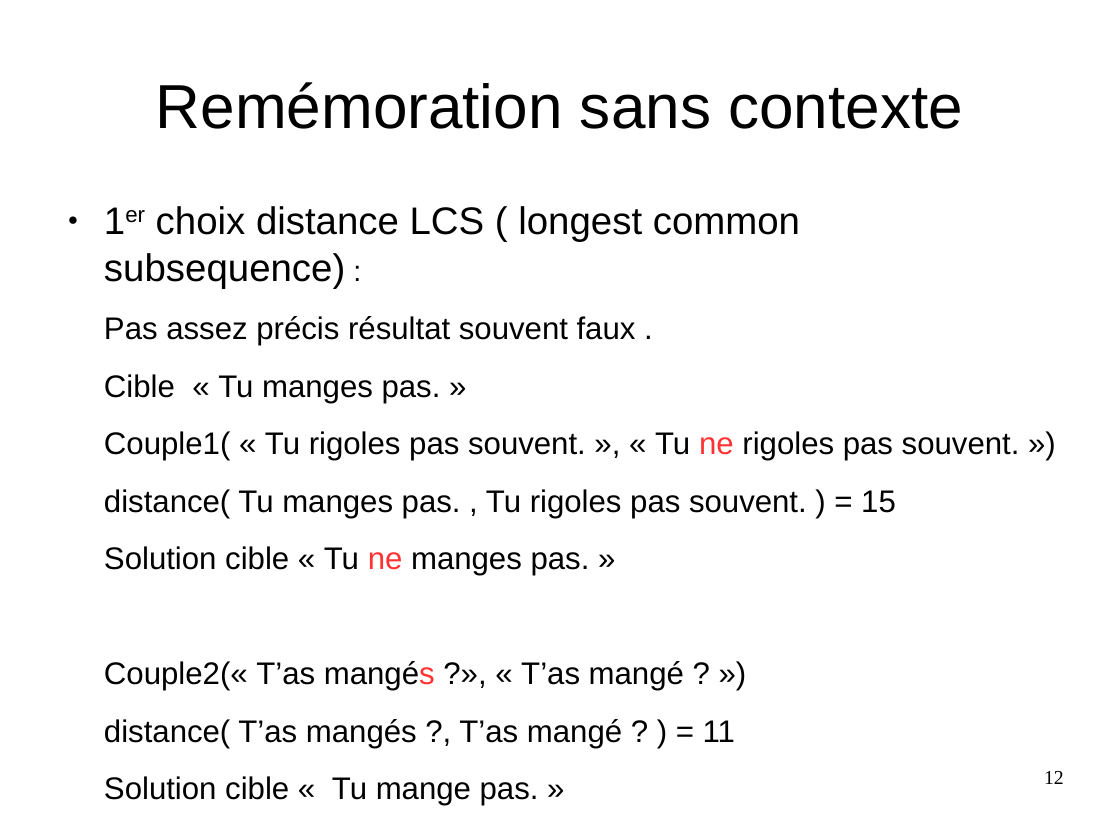
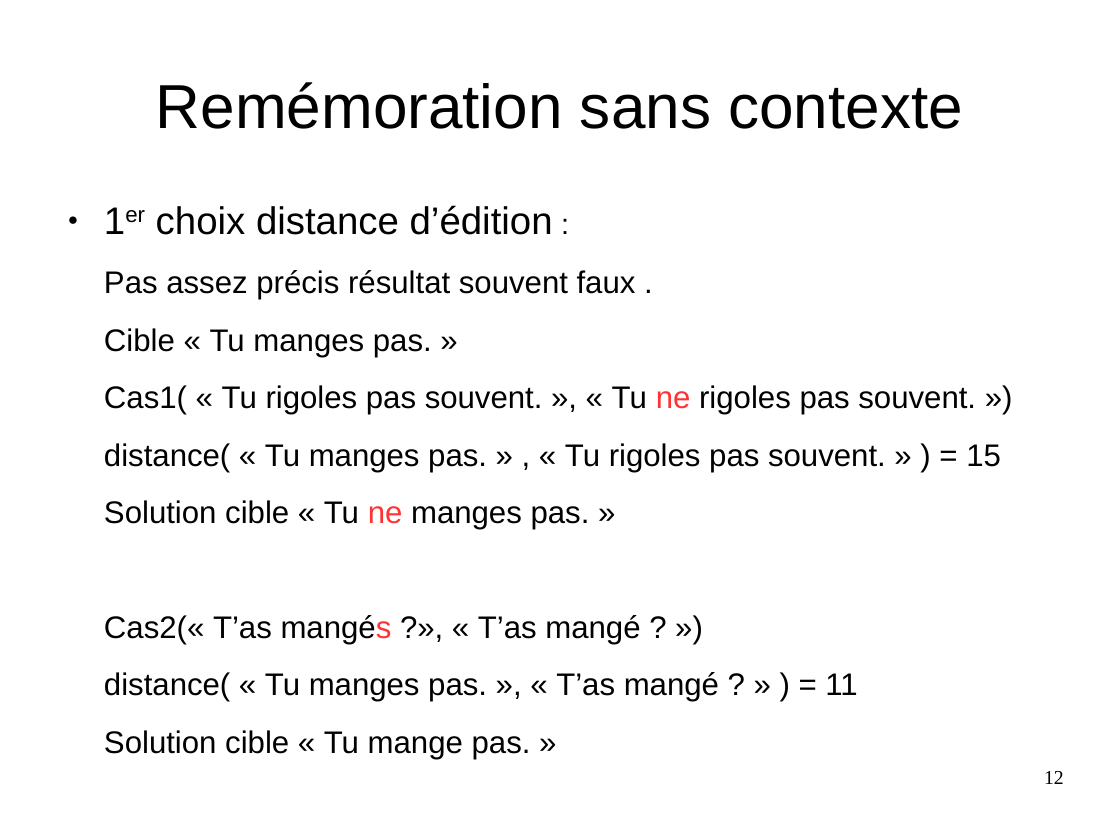
Before and after one commit to Sle3pingForest/StageL3, a slide deck: slide 12 of RapportAndre/Pres.odp. Drawn at 1120x840 pixels with LibreOffice and Linux fonts; fonts in the diff are those of the drawing. Boxes give left, top, right and bottom in pixels: in the first picture for what was removed or moved away, otherwise in the second. Text is boxed around its words. In the diff, an @@ line names an element or a change of style, - is before the commit and + after.

```diff
--- a/RapportAndre/Pres.odp
+++ b/RapportAndre/Pres.odp
@@ text at (x1=156, y1=205, x2=553, y2=235): text changed @@
-● 1er choix distance LCS ( longest common subsequence) :
+● 1er choix distance d’édition :
@@ text at (x1=104, y1=385, x2=1001, y2=472): text changed @@
-Couple1( « Tu rigoles pas souvent. », « Tu ne rigoles pas souvent. »)
-distance( Tu manges pas. , Tu rigoles pas souvent. ) = 15
+Cas1( « Tu rigoles pas souvent. », « Tu ne rigoles pas souvent. »)
+distance( « Tu manges pas. » , « Tu rigoles pas souvent. » ) = 15
@@ text at (x1=104, y1=615, x2=857, y2=702): text changed @@
-Couple2(« T’as mangés ?», « T’as mangé ? »)
-distance( T’as mangés ?, T’as mangé ? ) = 11
+Cas2(« T’as mangés ?», « T’as mangé ? »)
+distance( « Tu manges pas. », « T’as mangé ? » ) = 11
```
Also in this commit, not shown: 8 other slides changed, 2 slides added, 2 slides removed, 2 other files.
